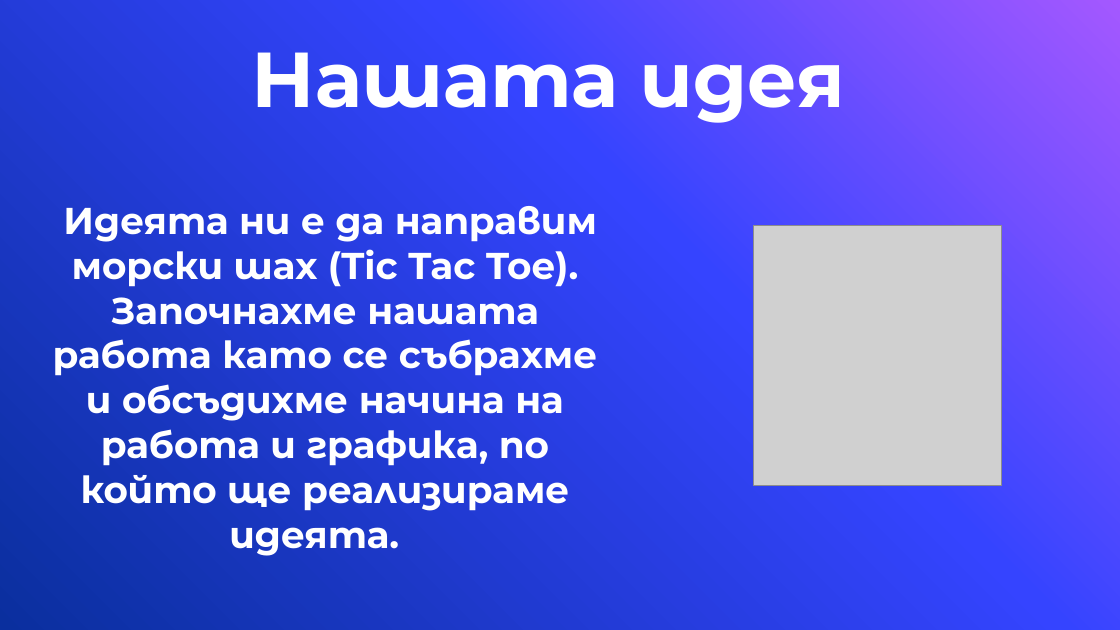
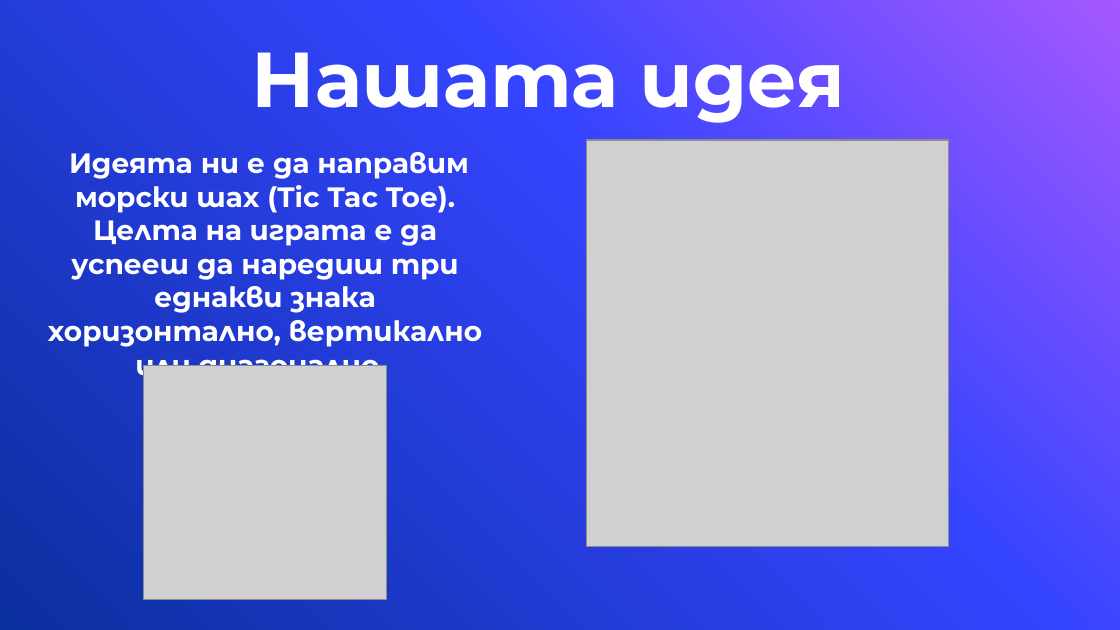
Before and after one commit to AITsachev19/Project, a slide deck: slide 3 of Documentation & Presentation/Presentation.pptx. Drawn at 1120x630 pixels with LibreOffice and Linux fonts; fonts in the diff are those of the drawing; grey boxes stand for pictures; background and template pictures are left out. Boxes give left, top, right and bottom in pixels: in the first picture for what was removed or moved away, otherwise in the second. Text is boxed around its words. In the diff, an @@ line names an element or a change of style, - is before the commit and + after.

```diff
--- a/Documentation & Presentation/Presentation.pptx
+++ b/Documentation & Presentation/Presentation.pptx
@@ picture added at <box>587,140,949,547</box> @@
@@ text at <box>48,152,482,347</box>: text changed; size 24 to 18 pt @@
-Идеята ни е да направим морски шах (Tic Tac Toe).
-Започнахме нашата работа като се събрахме и обсъдихме начина на работа и графика, по който ще реализираме идеята.
+Идеята ни е да направим морски шах (Tic Tac Toe). Целта на играта е да успееш да наредиш три еднакви знака хоризонтално, вертикално или диагонално.
@@ picture removed at <box>754,225,1001,485</box> @@
@@ picture added at <box>143,365,388,599</box> @@
```
Also in this commit, not shown: 1 other slide changed, 3 slides added, 1 slide removed.
